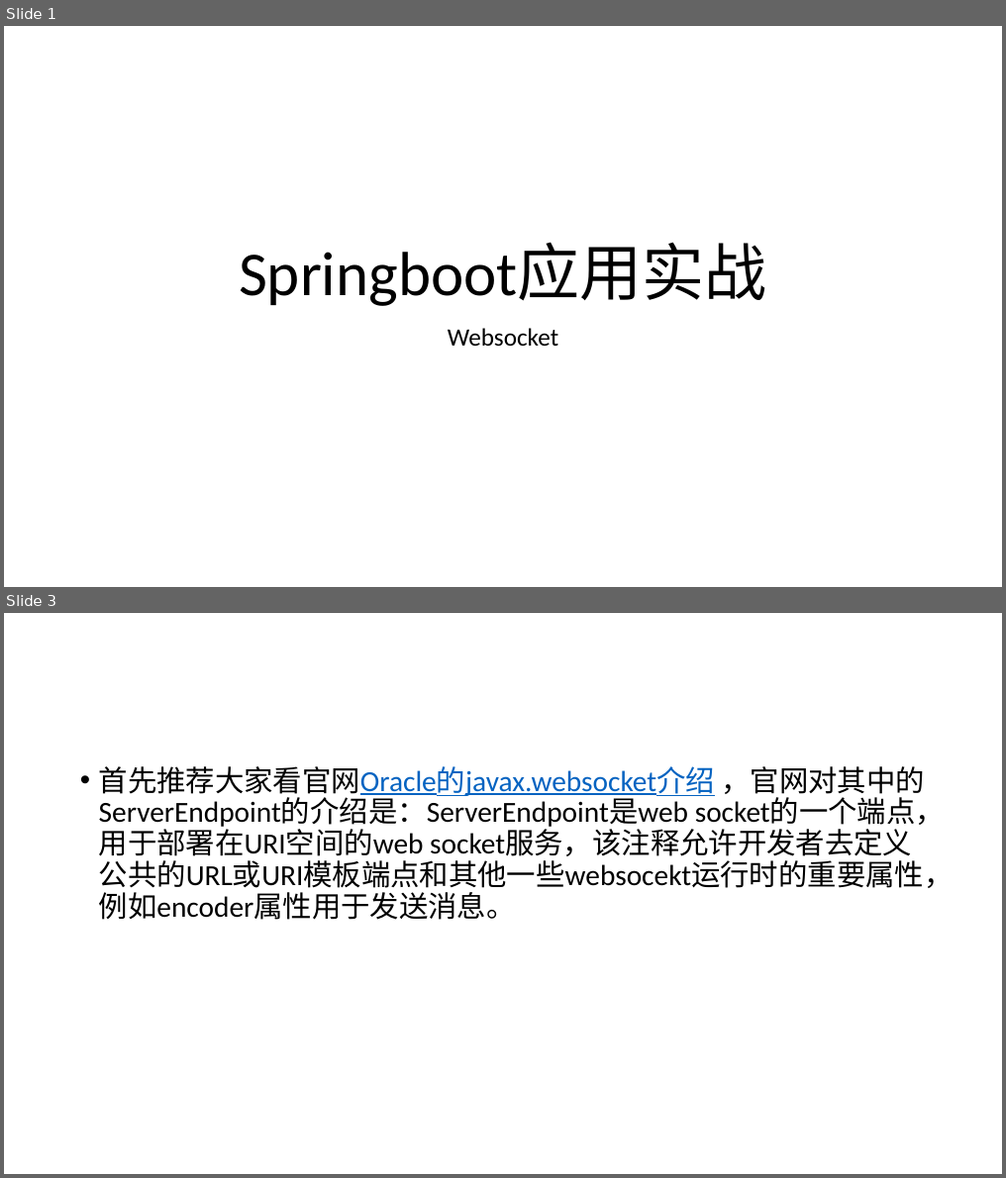
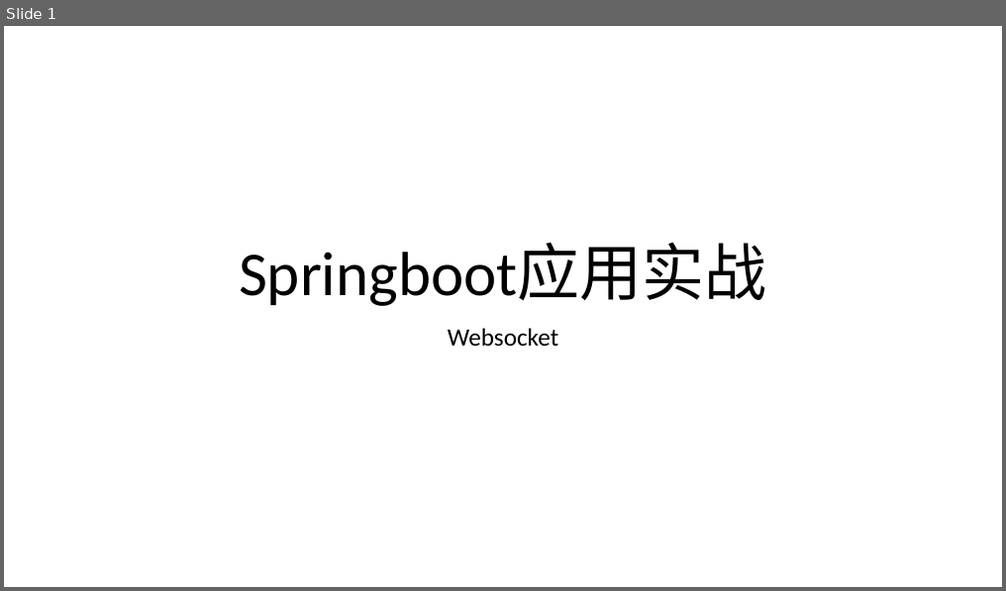
Before and after one commit to airuitian/MicroService, a slide deck: springboot/SpringBoot-websocket.pptx. Shown one above the other, each under a label of ours: slides 1 and 3 before the commit, slide 1 after it; the slides between them are not shown. The pictures are 1006x1178 and 1006x591 pixels, drawn with LibreOffice and Linux fonts; fonts in the diff are those of the drawing. Boxes give left, top, right and bottom in pixels: in the first picture for what was removed or moved away, otherwise in the second. Text is boxed around its words. In the diff, an @@ line names an element or a change of style, - is before the commit and + after.

```diff
--- a/springboot/SpringBoot-websocket.pptx
+++ b/springboot/SpringBoot-websocket.pptx
@@ slide 3 removed at <box>4,613,1002,1174</box>, background #FFFFFF @@
@@ text removed at <box>99,766,953,920</box> @@
-• 首先推荐大家看官网Oracle的javax.websocket介绍 ，官网对其中的ServerEndpoint的介绍是：ServerEndpoint是web socket的一个端点，用于部署在URI空间的web socket服务，该注释允许开发者去定义公共的URL或URI模板端点和其他一些websocekt运行时的重要属性，例如encoder属性用于发送消息。
```
Also in this commit, not shown: 1 slide changed, 20 slides added, 2 other files.
